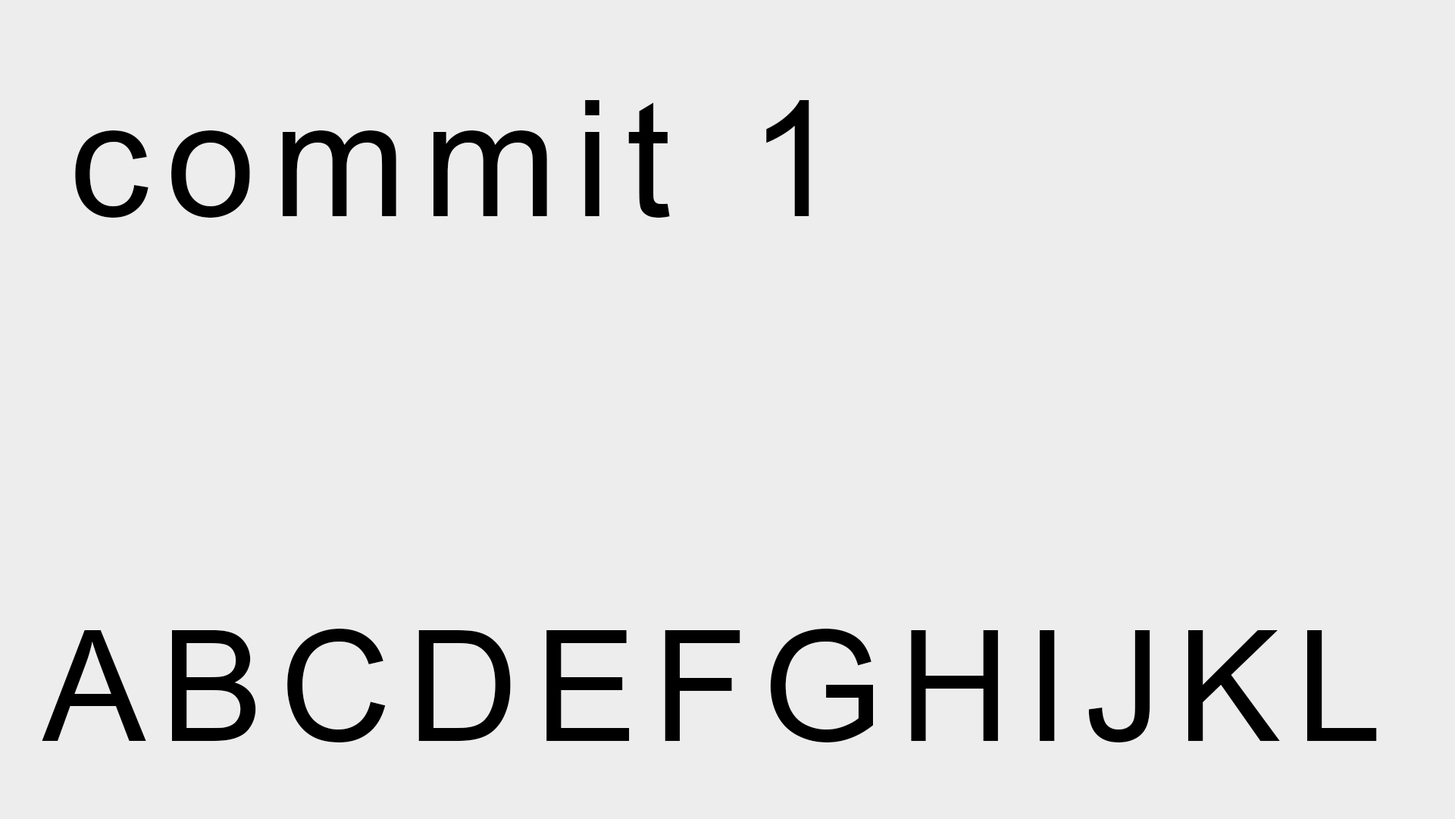
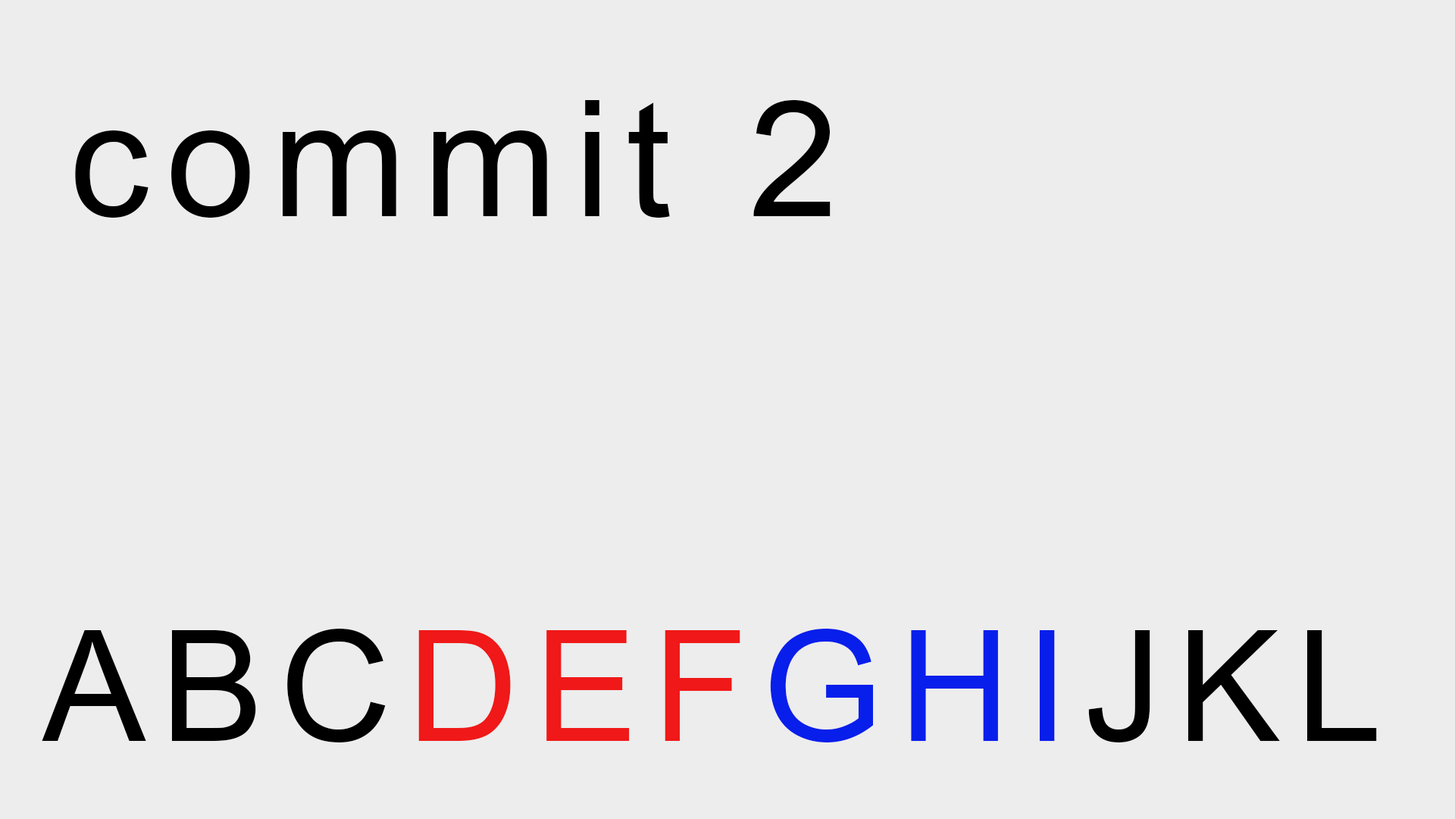
Layer changes from the first w=1455, h=819 image to the second:
painted on "ABCDEFGHIJKL" over [418, 628, 1056, 743]
renamed "commit 1" to "commit 2", painted on it over [753, 100, 831, 217]
